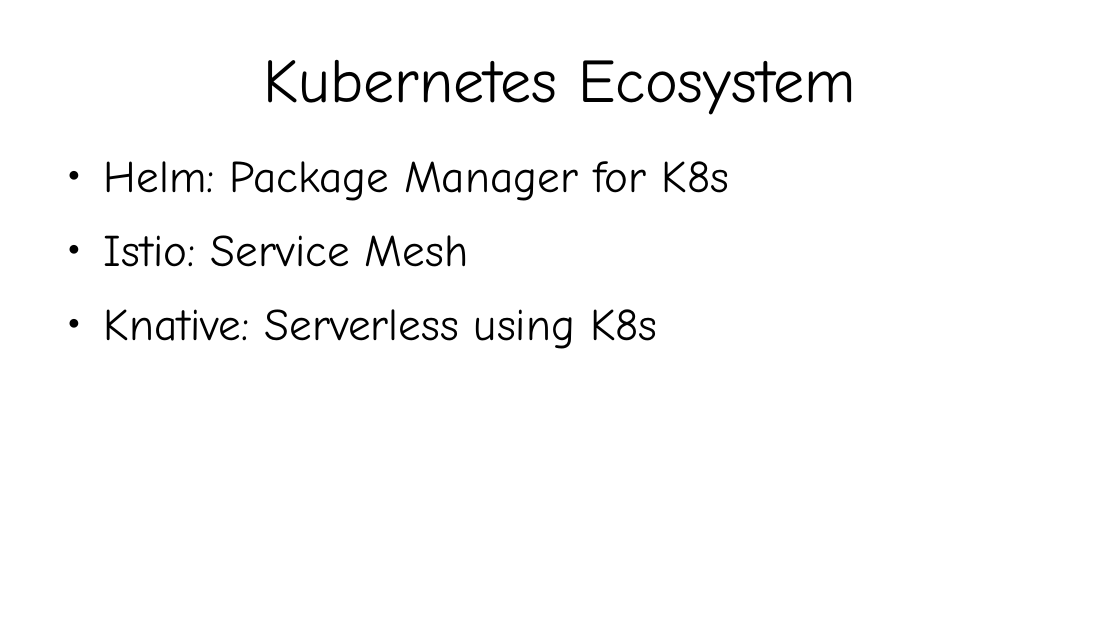
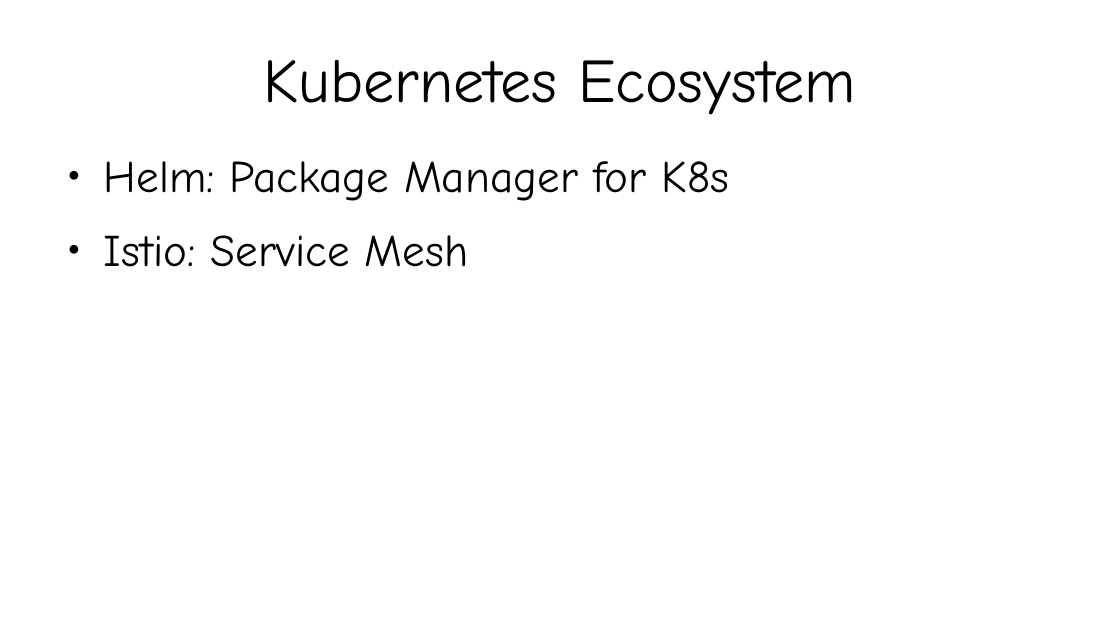
Before and after one commit to kislaykishore/microservices, a slide deck: slide 14 of Kubernetes.odp. Drawn at 1120x630 pixels with LibreOffice and Linux fonts; fonts in the diff are those of the drawing. Boxes give left, top, right and bottom in pixels: in the first picture for what was removed or moved away, otherwise in the second. Text is boxed around its words. In the diff, an @@ line names an element or a change of style, - is before the commit and + after.

Commit message:
Add ppt

```diff
--- a/Kubernetes.odp
+++ b/Kubernetes.odp
@@ text at box(104, 309, 657, 349): paragraph removed @@
-● Knative: Serverless using K8s
```
Also in this commit, not shown: 3 slides added, 1 other file.
